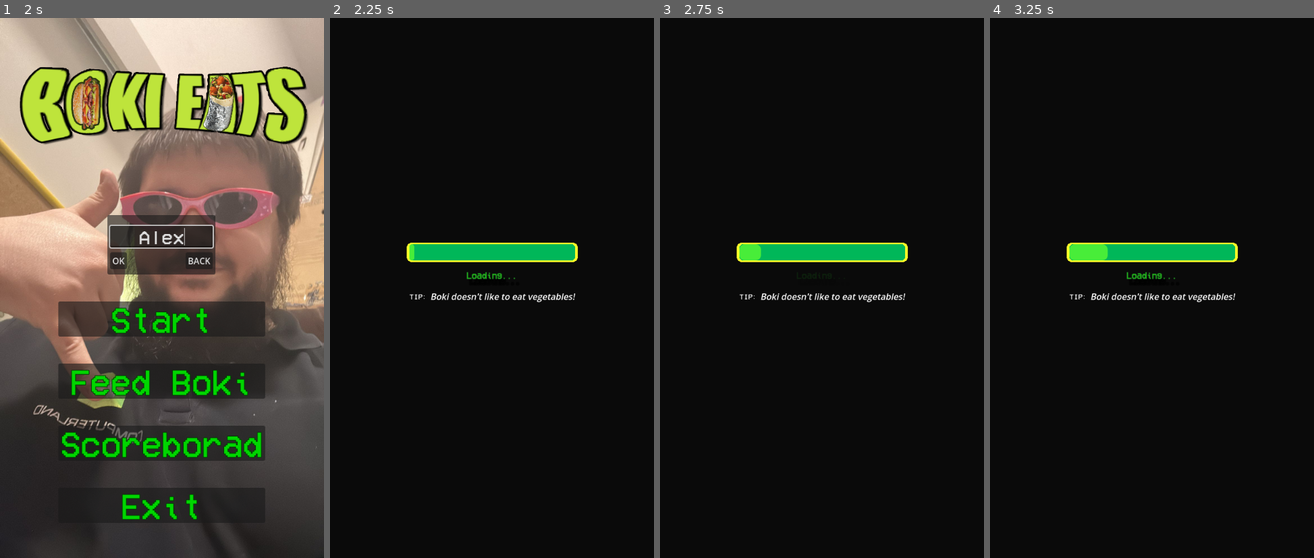
Above: before the commit, frames 1-4 (left to right).
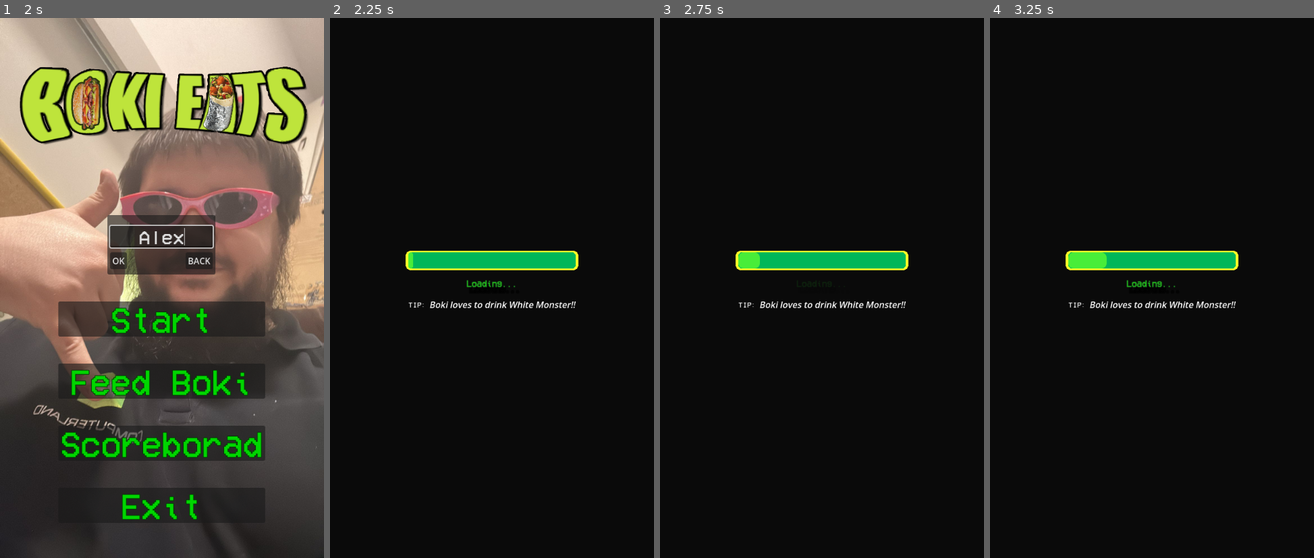
Above: after the commit, the same moments.

Repository: DKirkovik/Boki_eats_game
Game: Godot game, scene res://GUI/main_menu/main_menu.tscn
The game is run twice, just before and just after one commit, with the same random seed, the same clock (stepped at 60 frames per second) and the same inputs.
Inputs (mouse positions are in pixels of both pictures, inside the frame that each line leads up to):
- Up to frame 1 (2 s): click "Start" at 0.5 s; click (162, 234) at 1.27 s; type "Alex" at 1.35 s
- Up to frame 2 (2.25 s): click "Start" at 2 s
- Up to frame 3 (2.75 s): no input
- Up to frame 4 (3.25 s): hold D (right) from 2.78 s (still down)

Frame 1 is identical in both runs. In frame 2, 3.0% of the frame differs, in the area x 23-77%, y 41-54%; in frame 3, 2.7%; in frame 4, 2.9%.

Commit message:
added pause and fixed bugs

Diff:
--- /dev/null
+++ b/Assets/Text_tip/text_tip.gd
@@ -0,0 +1,6 @@
+extends Resource
+
+class_name TextTip
+
+
+@export var text_array : Array[String]
--- /dev/null
+++ b/Assets/Text_tip/text_tip.tres
@@ -0,0 +1,7 @@
+[gd_resource type="Resource" script_class="TextTip" load_steps=2 format=3 uid="uid://dolwxxjsdly2t"]
+
+[ext_resource type="Script" path="res://Assets/Text_tip/text_tip.gd" id="1_w8hqa"]
+
+[resource]
+script = ExtResource("1_w8hqa")
+text_array = Array[String](["[b]TIP[/b]: [i]Boki loves to drink White Monster!![/i]", "[b]TIP[/b]: [i]Boki doesn't like to eat vegetables![/i]", "[b]TIP[/b]: [i]Boki gets 1UP from Kapi za Nos!![/i]"])
--- /dev/null
+++ b/Food/burgir.tscn
@@ -0,0 +1,12 @@
+[gd_scene load_steps=3 format=3 uid="uid://bshqhfhqo4opj"]
+
+[ext_resource type="PackedScene" uid="uid://obr4c8xuj21u" path="res://Food/food.tscn" id="1_f8c4i"]
+[ext_resource type="Texture2D" uid="uid://c21blg3ov8qlm" path="res://Assets/Sprites/burgir.png" id="2_wcrtg"]
+
+[node name="Burgir" groups=["Burgir"] instance=ExtResource("1_f8c4i")]
+
+[node name="Sprite2D" parent="." index="0"]
+texture = ExtResource("2_wcrtg")
+
+[node name="CollisionShape2D" parent="." index="1"]
+position = Vector2(1, 3)
--- a/Food/cake.tscn
+++ /dev/null
@@ -1,12 +0,0 @@
-[gd_scene load_steps=3 format=3 uid="uid://bshqhfhqo4opj"]
-
-[ext_resource type="PackedScene" uid="uid://obr4c8xuj21u" path="res://Food/food.tscn" id="1_43j25"]
-[ext_resource type="Texture2D" uid="uid://c21blg3ov8qlm" path="res://Assets/Sprites/burgir.png" id="2_b076s"]
-
-[node name="Burgir" groups=["Burgir"] instance=ExtResource("1_43j25")]
-
-[node name="Sprite2D" parent="." index="0"]
-texture = ExtResource("2_b076s")
-
-[node name="CollisionShape2D" parent="." index="1"]
-position = Vector2(1, 3)
--- a/GUI/game_over/game_over.gd
+++ b/GUI/game_over/game_over.gd
@@ -5,15 +5,19 @@
 @onready var margin_container = $MarginContainer
 @onready var text_timer = $TextTimer
 @onready var label = $MarginContainer/Label
+@onready var button_continue: Button = $MarginContainer/MarginContainerButton/VBoxContainer/Continue
+@onready var texture_rect: TextureRect = $MarginContainer/TextureRect
 
 
 func _ready():
+	GameManager.game_paused.connect(_on_game_paused)
 	GameManager.game_over.connect(on_game_over)
 	margin_container.hide()
 	label.hide()
 
 func on_game_over() ->void:
 	timer.start()
+	button_continue.hide()
 	text_timer.start()
 
 func _on_timer_timeout():
@@ -21,12 +25,23 @@
 	audio_stream_player_2d.play()
 
 func _on_text_timer_timeout():
-	label.show()
+	pass
 
+func _on_game_paused() ->void:
+	if !get_tree().paused:
+		get_tree().paused = true
+		texture_rect.hide()
+		margin_container.show()
+	else:
+		get_tree().paused = false
+		texture_rect.show()
+		margin_container.hide()
 
 func _on_again_pressed():
+	get_tree().paused = false
 	GameManager.change_game_scene()
 
 
 func _on_exit_pressed():
+	get_tree().paused = false
 	GameManager.change_menu_scene()
--- a/GUI/game_over/game_over.tscn
+++ b/GUI/game_over/game_over.tscn
@@ -40,6 +40,7 @@
 }
 
 [node name="Game_over" type="Control"]
+process_mode = 3
 layout_mode = 3
 anchors_preset = 15
 anchor_right = 1.0
@@ -75,21 +76,25 @@
 horizontal_alignment = 1
 vertical_alignment = 1
 
-[node name="MarginContainer" type="MarginContainer" parent="MarginContainer"]
+[node name="MarginContainerButton" type="MarginContainer" parent="MarginContainer"]
 layout_mode = 2
 size_flags_horizontal = 4
 size_flags_vertical = 8
 
-[node name="VBoxContainer" type="VBoxContainer" parent="MarginContainer/MarginContainer"]
+[node name="VBoxContainer" type="VBoxContainer" parent="MarginContainer/MarginContainerButton"]
 layout_mode = 2
 theme_override_constants/separation = 20
 
-[node name="Again" parent="MarginContainer/MarginContainer/VBoxContainer" instance=ExtResource("4_pg7v8")]
+[node name="Continue" parent="MarginContainer/MarginContainerButton/VBoxContainer" instance=ExtResource("4_pg7v8")]
+layout_mode = 2
+text = "Continue"
+
+[node name="Again" parent="MarginContainer/MarginContainerButton/VBoxContainer" instance=ExtResource("4_pg7v8")]
 layout_mode = 2
 text = "Try Again
 "
 
-[node name="Exit" parent="MarginContainer/MarginContainer/VBoxContainer" instance=ExtResource("4_pg7v8")]
+[node name="Exit" parent="MarginContainer/MarginContainerButton/VBoxContainer" instance=ExtResource("4_pg7v8")]
 layout_mode = 2
 text = "Exit
 "
@@ -111,7 +116,8 @@
 wait_time = 2.0
 one_shot = true
 
-[connection signal="pressed" from="MarginContainer/MarginContainer/VBoxContainer/Again" to="." method="_on_again_pressed"]
-[connection signal="pressed" from="MarginContainer/MarginContainer/VBoxContainer/Exit" to="." method="_on_exit_pressed"]
+[connection signal="pressed" from="MarginContainer/MarginContainerButton/VBoxContainer/Continue" to="." method="_on_game_paused"]
+[connection signal="pressed" from="MarginContainer/MarginContainerButton/VBoxContainer/Again" to="." method="_on_again_pressed"]
+[connection signal="pressed" from="MarginContainer/MarginContainerButton/VBoxContainer/Exit" to="." method="_on_exit_pressed"]
 [connection signal="timeout" from="Timer" to="." method="_on_timer_timeout"]
 [connection signal="timeout" from="TextTimer" to="." method="_on_text_timer_timeout"]
--- a/GUI/hud.gd
+++ b/GUI/hud.gd
@@ -5,6 +5,7 @@
 @onready var animation_player = $AnimationPlayer
 @onready var game_music = $GameMusic
 
+var can_pause : bool = false
 
 func _ready():
 	hide()
@@ -12,9 +13,14 @@
 	GameManager.score_changed.connect(update_lable)
 	GameManager.lives_changed.connect(update_lives)
 	GameManager.mute_audio.connect(mute_music)
+	GameManager.game_over.connect(_on_game_over)
 	GameManager.reset_score()
 	update_lives(GameManager.get_lives())
 	game_music.play()
+
+func _input(event: InputEvent) -> void:
+	if event.is_action_pressed("pause") && can_pause:
+		GameManager.game_paused.emit()
 
 func mute_music() ->void:
 	if game_music.playing:
@@ -25,11 +31,17 @@
 
 func update_lable(_score:float)->void:
 	label.text = str(_score)
+	animation_player.stop()
 	animation_player.play("bounce")
 
 func update_lives(_lives:int) ->void:
 	lives_label.text = str(_lives)
+	animation_player.stop()
 	animation_player.play("idle")
 
 func start_game() ->void:
-		show()
+	show()
+	can_pause = true
+
+func _on_game_over() ->void:
+	can_pause = false
--- a/GUI/hud.tscn
+++ b/GUI/hud.tscn
@@ -121,11 +121,10 @@
 [sub_resource type="AudioStreamRandomizer" id="AudioStreamRandomizer_uaoov"]
 streams_count = 2
 stream_0/stream = ExtResource("5_uecvu")
-stream_0/weight = 1.0
 stream_1/stream = ExtResource("6_q7pb8")
-stream_1/weight = 1.0
 
 [node name="HUD" type="Control"]
+process_mode = 3
 layout_mode = 3
 anchors_preset = 15
 anchor_right = 1.0
--- /dev/null
+++ b/GUI/main_menu/main_menu_music.tscn
@@ -0,0 +1,7 @@
+[gd_scene load_steps=2 format=3 uid="uid://bsywe27ea4162"]
+
+[ext_resource type="AudioStream" uid="uid://cxr8hu04yr3bu" path="res://Assets/Music/carnival_of_strangeness.wav" id="1_svlnc"]
+
+[node name="MainMenuMusic" type="AudioStreamPlayer2D"]
+stream = ExtResource("1_svlnc")
+autoplay = true
--- a/GameManagers/game_manager.gd
+++ b/GameManagers/game_manager.gd
@@ -8,6 +8,7 @@
 signal mute_audio()
 signal game_start()
 signal player_name_changed
+signal game_paused()
 
 var max_list_size := 10
 var max_score:float
@@ -25,7 +26,6 @@
 func _ready():
 	game_over.connect(_on_game_over)
 	fill_list()
-
 
 func on_score_changed(_score:float) ->void:
 	if !is_game_over:
--- a/LoadingScreen/load_screen.gd
+++ b/LoadingScreen/load_screen.gd
@@ -3,12 +3,15 @@
 @onready var timer = $Timer
 @onready var progress_bar = $ColorRect/VBoxContainer/ProgressBar
 @onready var animation_player = $AnimationPlayer
+@onready var rich_text_label: RichTextLabel = $ColorRect/VBoxContainer/RichTextLabel
 
+@export var tip_text : TextTip
 @export var obj_to_load: Array
 var obj_to_delete:Array
 
 func _ready():
 	show()
+	pick_random_tip()
 	loead_shaders()
 
 func _process(delta):
@@ -31,3 +34,6 @@
 			obj.call_deferred("queue_free")
 	animation_player.play("fade_out")
 	GameManager.game_start.emit()
+
+func pick_random_tip() ->void:
+	rich_text_label.text = tip_text.text_array.pick_random()
--- a/LoadingScreen/load_screen.tscn
+++ b/LoadingScreen/load_screen.tscn
@@ -1,7 +1,8 @@
-[gd_scene load_steps=16 format=3 uid="uid://wiujqmi85k2t"]
+[gd_scene load_steps=17 format=3 uid="uid://wiujqmi85k2t"]
 
 [ext_resource type="FontFile" uid="uid://bd15h0dmq2vbx" path="res://Assets/Fonts/VCR_OSD_MONO_1.001.ttf" id="1_7y5ay"]
 [ext_resource type="Script" path="res://LoadingScreen/load_screen.gd" id="1_e730a"]
+[ext_resource type="Resource" uid="uid://dolwxxjsdly2t" path="res://Assets/Text_tip/text_tip.tres" id="2_rewf5"]
 [ext_resource type="PackedScene" uid="uid://c1m4teok3mma1" path="res://PowerUp/kapi.tscn" id="2_t8kar"]
 [ext_resource type="LabelSettings" uid="uid://bqj4wsmbp8q75" path="res://Assets/Fonts/score_font.tres" id="2_vnvy0"]
 [ext_resource type="PackedScene" uid="uid://bdnrl12b2a6qm" path="res://PowerUp/monster.tscn" id="3_8m2ug"]
@@ -126,6 +127,7 @@
 grow_horizontal = 2
 grow_vertical = 2
 script = ExtResource("1_e730a")
+tip_text = ExtResource("2_rewf5")
 obj_to_load = [ExtResource("2_t8kar"), ExtResource("3_8m2ug"), ExtResource("4_vpjih"), ExtResource("5_hjhob"), ExtResource("6_5qxbf")]
 
 [node name="ColorRect" type="ColorRect" parent="."]
--- a/Player/boki.gd
+++ b/Player/boki.gd
@@ -50,6 +50,7 @@
 	if area.has_method("start_powerup"):
 		area.start_powerup()
 		change_speed(max_speed*2,2)
+		animation_player.stop()
 		animation_player.play("power_up")
 
 	if area.has_method("get_points"):
@@ -67,8 +68,8 @@
 				audio_stream_burgir.play()
 			else:
 				audio_stream_player_2d.play()
-			if !animation_player.is_playing():
-				animation_player.play("eat")
+			animation_player.stop()
+			animation_player.play("eat")
 
 func on_game_over() ->void:
 	is_dead = true
@@ -84,8 +85,8 @@
 
 
 func take_dmg() ->void:
-	if !animation_player.is_playing():
-		animation_player.play("take_dmg")
+	animation_player.stop()
+	animation_player.play("take_dmg")
 
 
 func change_speed(_speed:float,_time) ->void:
--- a/Scoreboard/scoreboard.tscn
+++ b/Scoreboard/scoreboard.tscn
@@ -1,9 +1,10 @@
-[gd_scene load_steps=6 format=3 uid="uid://cnpntvhcsos2h"]
+[gd_scene load_steps=7 format=3 uid="uid://cnpntvhcsos2h"]
 
 [ext_resource type="Script" path="res://Scoreboard/scoreboard.gd" id="1_44moo"]
 [ext_resource type="FontFile" uid="uid://bd15h0dmq2vbx" path="res://Assets/Fonts/VCR_OSD_MONO_1.001.ttf" id="1_kbfuc"]
 [ext_resource type="PackedScene" uid="uid://21ir5dsftxpc" path="res://Scoreboard/score_name_container.tscn" id="3_6vsrg"]
 [ext_resource type="PackedScene" uid="uid://dtic3qg74le2x" path="res://Button/button.tscn" id="3_nrxpl"]
+[ext_resource type="PackedScene" uid="uid://bsywe27ea4162" path="res://GUI/main_menu/main_menu_music.tscn" id="5_xf720"]
 
 [sub_resource type="LabelSettings" id="LabelSettings_gcytn"]
 line_spacing = 5.0
@@ -97,5 +98,7 @@
 text = "Back
 "
 
+[node name="MainMenuMusic" parent="." instance=ExtResource("5_xf720")]
+
 [connection signal="pressed" from="Panel/ButtonContainer/HBoxContainer/Play" to="." method="_on_play_pressed"]
 [connection signal="pressed" from="Panel/ButtonContainer/HBoxContainer/Back" to="." method="_on_back_pressed"]
--- a/Spawner/spawner.tscn
+++ b/Spawner/spawner.tscn
@@ -2,7 +2,7 @@
 
 [ext_resource type="Script" path="res://Spawner/spawner.gd" id="1_vbwcw"]
 [ext_resource type="PackedScene" uid="uid://obr4c8xuj21u" path="res://Food/food.tscn" id="2_4fg7j"]
-[ext_resource type="PackedScene" uid="uid://bshqhfhqo4opj" path="res://Food/cake.tscn" id="2_a0pml"]
+[ext_resource type="PackedScene" uid="uid://bshqhfhqo4opj" path="res://Food/burgir.tscn" id="2_a0pml"]
 [ext_resource type="PackedScene" uid="uid://cv4dw238xylqv" path="res://Trash/Trash.tscn" id="4_mes4e"]
 [ext_resource type="PackedScene" uid="uid://bdnrl12b2a6qm" path="res://PowerUp/monster.tscn" id="4_y2cp4"]
 [ext_resource type="PackedScene" uid="uid://c1m4teok3mma1" path="res://PowerUp/kapi.tscn" id="5_rfbhk"]
--- a/project.godot
+++ b/project.godot
@@ -67,6 +67,11 @@
 "events": [Object(InputEventKey,"resource_local_to_scene":false,"resource_name":"","device":-1,"window_id":0,"alt_press …(192 unchanged characters)…
 ]
 }
+pause={
+"deadzone": 0.5,
+"events": [Object(InputEventKey,"resource_local_to_scene":false,"resource_name":"","device":-1,"window_id":0,"alt_pressed":false,"shift_pressed":false,"ctrl_pressed":false,"meta_pressed":false,"pressed":false,"keycode":0,"physical_keycode":80,"key_label":0,"unicode":112,"location":0,"echo":false,"script":null)
+]
+}
 
 [rendering]
 
